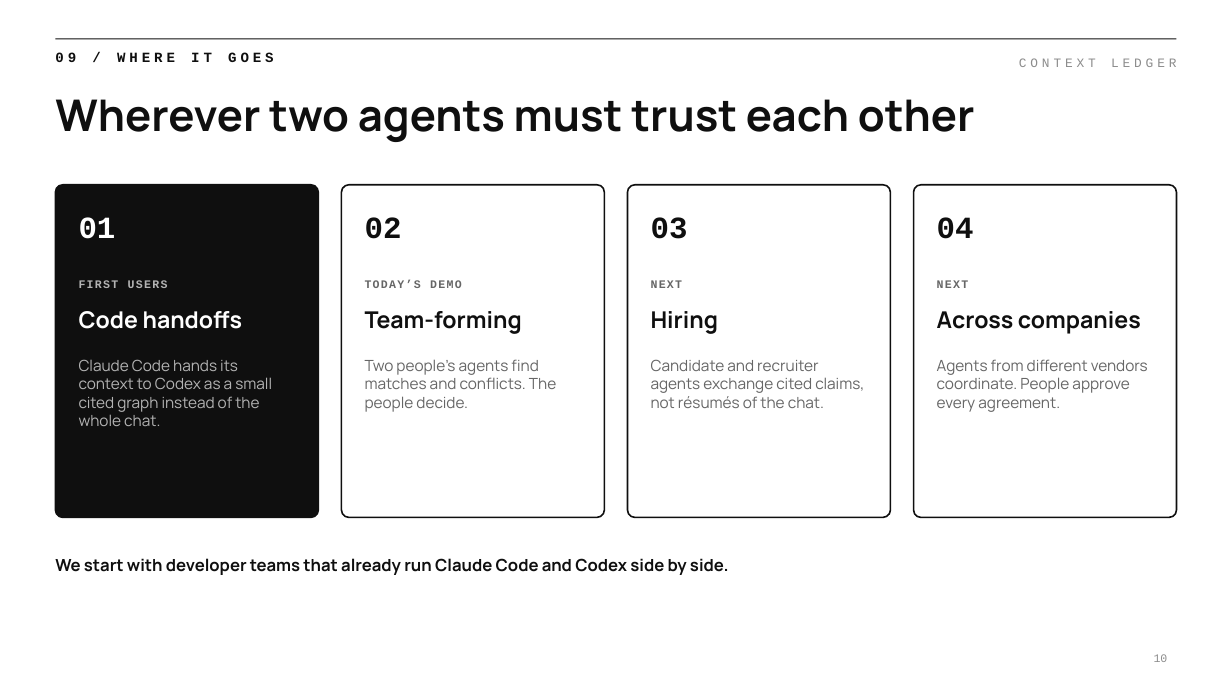
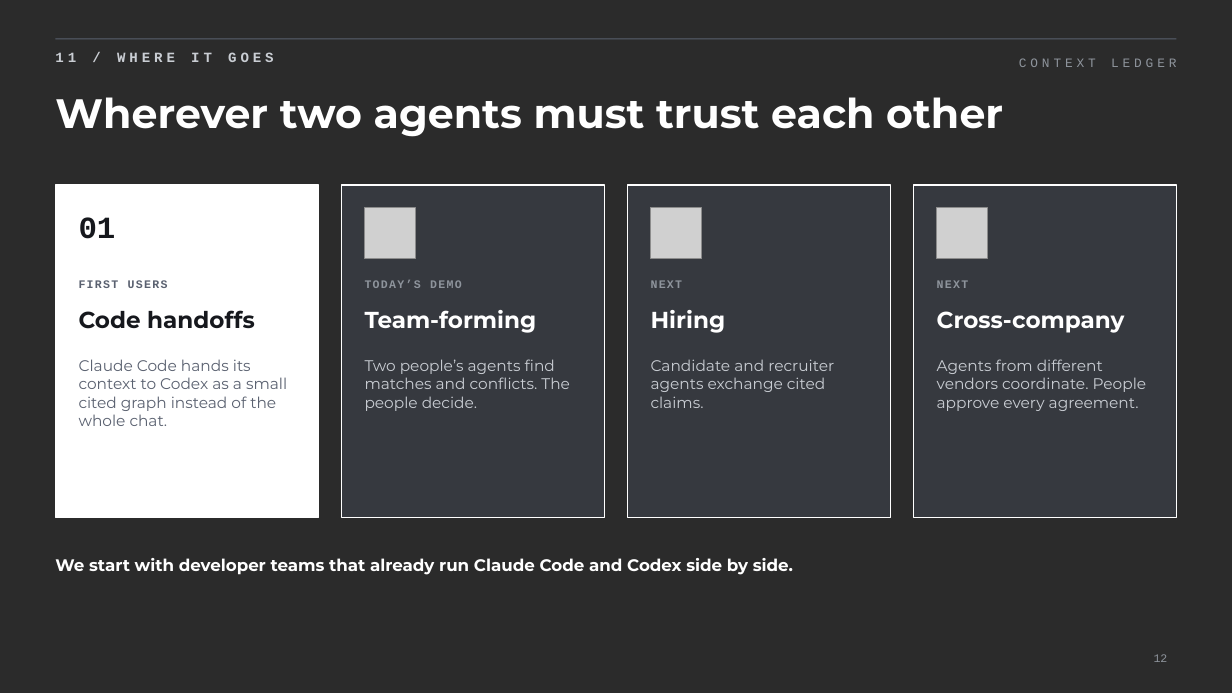
Before and after one commit to PricePepel/context-ledger, a slide deck: slide 12 of docs/context-ledger-deck.pptx (slide 10 before the commit). Drawn at 1232x693 pixels with LibreOffice and Linux fonts; fonts in the diff are those of the drawing; grey boxes stand for pictures; background and template pictures are left out; a plain dark background stands for a picture behind light text. Boxes give left, top, right and bottom in pixels: in the first picture for what was removed or moved away, otherwise in the second. Text is boxed around its words. In the diff, an @@ line names an element or a change of style, - is before the commit and + after.

```diff
--- a/docs/context-ledger-deck.pptx
+++ b/docs/context-ledger-deck.pptx
@@ background #FFFFFF to picture (left out) @@
@@ text at bbox=[55, 52, 273, 62]: text changed; text colour #0F0F0F to #C9CDD3 @@
-09 / WHERE IT GOES
+11 / WHERE IT GOES
@@ line (55, 39) - (1177, 39): stroke #0F0F0F 0.75 pt to #5A6170 0.75 pt @@
@@ text "CONTEXT LEDGER" at bbox=[1019, 58, 1176, 67]: text colour #8C8C8C to #8E949C @@
@@ title "Wherever two agents must trust ..." at bbox=[55, 97, 1003, 137]: size 34 to 32 pt, font Manrope to Montserrat, text colour #0F0F0F to #FFFFFF @@
@@ rounded rectangle removed at bbox=[55, 185, 319, 518] @@
@@ rectangle added at bbox=[55, 185, 319, 518], fill #FFFFFF, outline #FFFFFF 1.25 pt @@
@@ text "01" at bbox=[79, 217, 116, 239]: text colour #FFFFFF to #16181D @@
@@ rounded rectangle removed at bbox=[342, 185, 605, 518] @@
@@ rectangle added at bbox=[342, 185, 605, 518], fill #3A3E46 at 75% opacity, outline #FFFFFF 1.25 pt @@
@@ picture added at bbox=[365, 208, 416, 259] @@
@@ rounded rectangle removed at bbox=[628, 185, 891, 518] @@
@@ rectangle added at bbox=[628, 185, 891, 518], fill #3A3E46 at 75% opacity, outline #FFFFFF 1.25 pt @@
@@ picture added at bbox=[651, 208, 701, 259] @@
@@ rounded rectangle removed at bbox=[914, 185, 1177, 518] @@
@@ rectangle added at bbox=[914, 185, 1177, 518], fill #3A3E46 at 75% opacity, outline #FFFFFF 1.25 pt @@
@@ picture added at bbox=[937, 208, 988, 259] @@
@@ text removed at bbox=[365, 217, 402, 239] @@
-02
@@ text removed at bbox=[651, 217, 688, 239] @@
-03
@@ text removed at bbox=[937, 217, 974, 239] @@
-04
@@ text "FIRST USERS" at bbox=[79, 280, 168, 288]: text colour #B3B3B3 to #5A6170 @@
@@ text colour #666666 to #8E949C in 3 elements at bbox=[365, 280, 462, 288], bbox=[651, 280, 683, 288], bbox=[937, 280, 969, 288] @@
@@ text "Code handoffs" at bbox=[79, 310, 255, 329]: font Manrope to Montserrat, text colour #FFFFFF to #16181D @@
@@ text at bbox=[937, 311, 1125, 333]: text changed; font Manrope to Montserrat; text colour #0F0F0F to #FFFFFF @@
-Across companies
+Cross-company
@@ text "Claude Code hands its context ..." at bbox=[79, 359, 287, 426]: font Manrope to Montserrat, text colour #B3B3B3 to #5A6170 @@
@@ text "Two people’s agents find matches ..." at bbox=[365, 359, 570, 411]: font Manrope to Montserrat, text colour #666666 to #C9CDD3 @@
@@ text at bbox=[651, 359, 834, 408]: text changed; font Manrope to Montserrat; text colour #666666 to #C9CDD3 @@
-Candidate and recruiter agents exchange cited claims, not résumés of the chat.
+Candidate and recruiter agents exchange cited claims.
@@ text "Agents from different vendors coordinate. ..." at bbox=[937, 359, 1147, 411]: font Manrope to Montserrat, text colour #666666 to #C9CDD3 @@
@@ font Manrope to Montserrat, text colour #0F0F0F to #FFFFFF in 3 elements at bbox=[365, 310, 537, 333], bbox=[651, 310, 726, 333], bbox=[55, 558, 793, 575] @@
@@ page number at bbox=[1154, 654, 1168, 662]: text changed; text colour #8C8C8C to #8E949C @@
-10
+12
```
Also in this commit, not shown: 11 other slides changed, 2 slides added, 1 other file.
